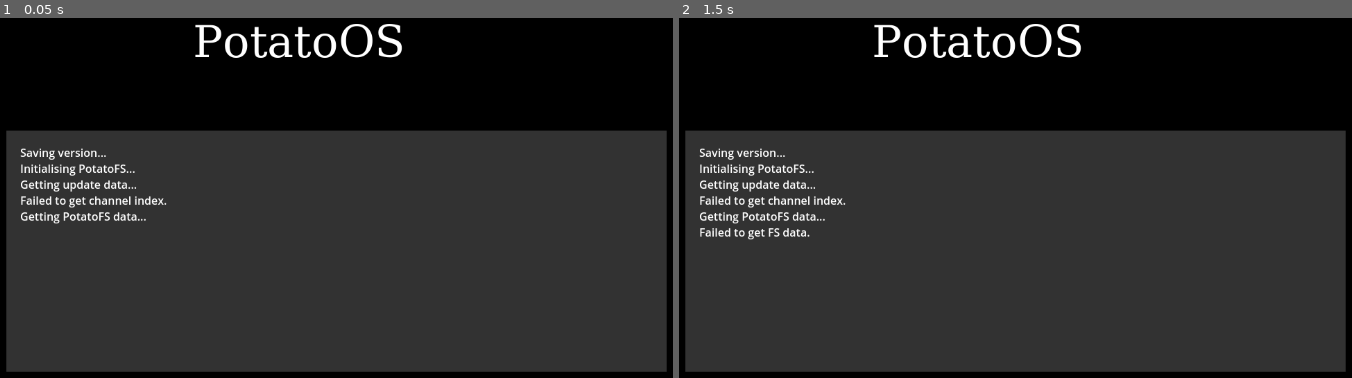
Above: before the commit, frames 1-2 (left to right).
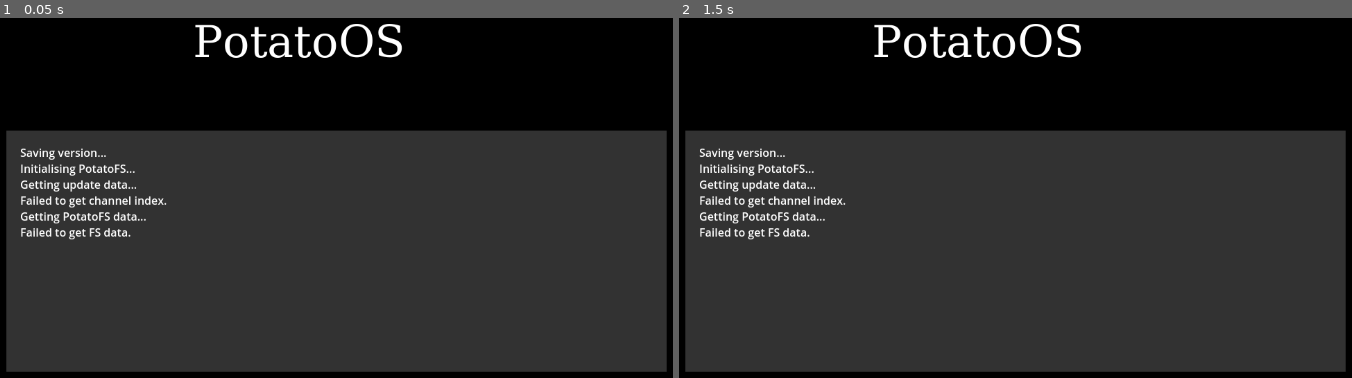
Above: after the commit, the same moments.

Repository: the-potato-corp/potato-os
Game: Godot game, scene res://installation/boot.tscn
The game is run twice, just before and just after one commit, with the same random seed, the same clock (stepped at 60 frames per second) and the same inputs.
Inputs (mouse positions are in pixels of both pictures, inside the frame that each line leads up to):
- Up to frame 1 (0.05 s): no input
- Up to frame 2 (1.5 s): tap Enter at 0.5 s; move the mouse to (1190, 194) at 0.52 s; click (1190, 194) at 0.67 s; tap Space at 1.25 s; drag from (853, 237) to (975, 306) at 1.27 s

The runs differ from the first frame. In frame 1, 0.2% of the frame differs, in the area x 3-20%, y 58-62%; in frame 2, nothing differs.
Error in both runs: Out of bounds get index '1' (on base: 'Array') (res://installation/installer.gd:110)

Commit message:
do the ip

Diff:
--- a/installation/installer.gd
+++ b/installation/installer.gd
@@ -1,7 +1,7 @@
 extends Node
 
 @export var main_scene: PackedScene
-var base_url: String = "http://localhost:5500/" if OS.has_feature("editor") else "http://potato-os.github.io/" # dev
+var base_url: String = "http://127.0.0.1:5500/" if OS.has_feature("editor") else "http://potato-os.github.io/" # dev
 var stream: String = "latest"
 var version: String = "v0.0.0"
 var update: bool = false
